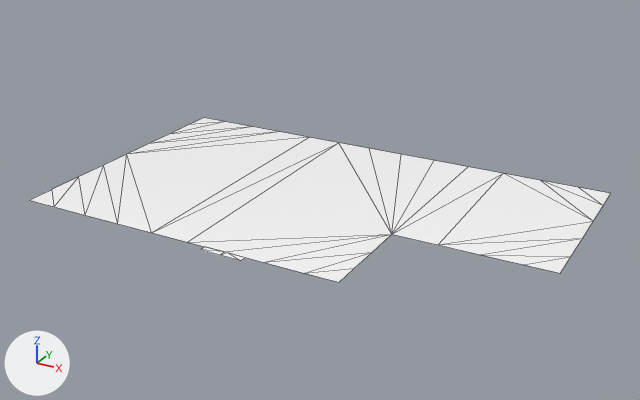
Renders of the glTF model outputs/7412/objects/bedroom_0_0.floor.glb from each side of a commit.
Rendered twice from a 50 mm camera at (7.81, -13.57, 6.87) aimed at (0.21, 0.24, -0.03). Arrows for +X, +Y and +Z are at lower left; the lights stay in place. The picture after the commit comes second. Mesh edges are drawn as thin lines.

Names of what the first picture shows: 'bedroom_0/0.floor.001'.
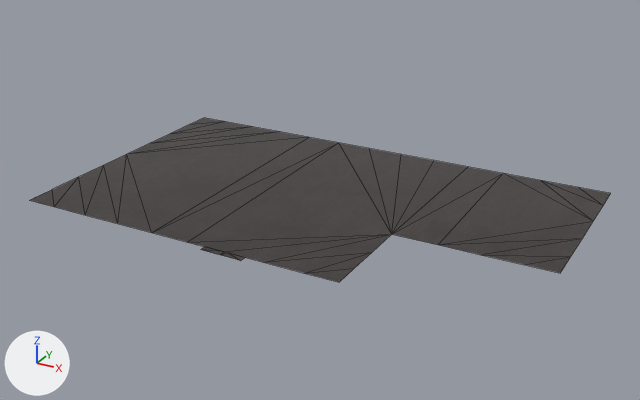
Changed parts and their boxes (x1, y1, x2, y2) in the pictures (640 x 400 px):
'bedroom_0/0.floor.001', recoloured (white to grey)
    both: (30, 118, 611, 282)

The change in detail:
Picture 'bedroom_0_0.floor_metallic-bedroom_0_0.floor_roughness' (img_bedroom_0_0_floor_metallic_bedroom_0_0_floor_roughness) is new.
Picture 'bedroom_0_0.floor_normal' (img_bedroom_0_0_floor_normal) is new.
Picture 'bedroom_0_0.floor_albedo' (img_bedroom_0_0_floor_albedo) is new.
Material 'bedroom_0_0.floor__baked' (mat_bedroom_0_0_floor__baked) is new.
Uses the picture img_bedroom_0_0_floor_albedo.
Uses the picture img_bedroom_0_0_floor_metallic_bedroom_0_0_floor_roughness.
Uses the picture img_bedroom_0_0_floor_normal.
me_circle_030 has 49 vertices, 46 faces and spans x -4.65..5.09, y -2.67..3.2, z 0.0.
me_circle_030 no longer uses material mat_shader_ceramic_shader_staggered_tile_tile (white #ffffff).
me_circle_030 gains material mat_bedroom_0_0_floor__baked.
